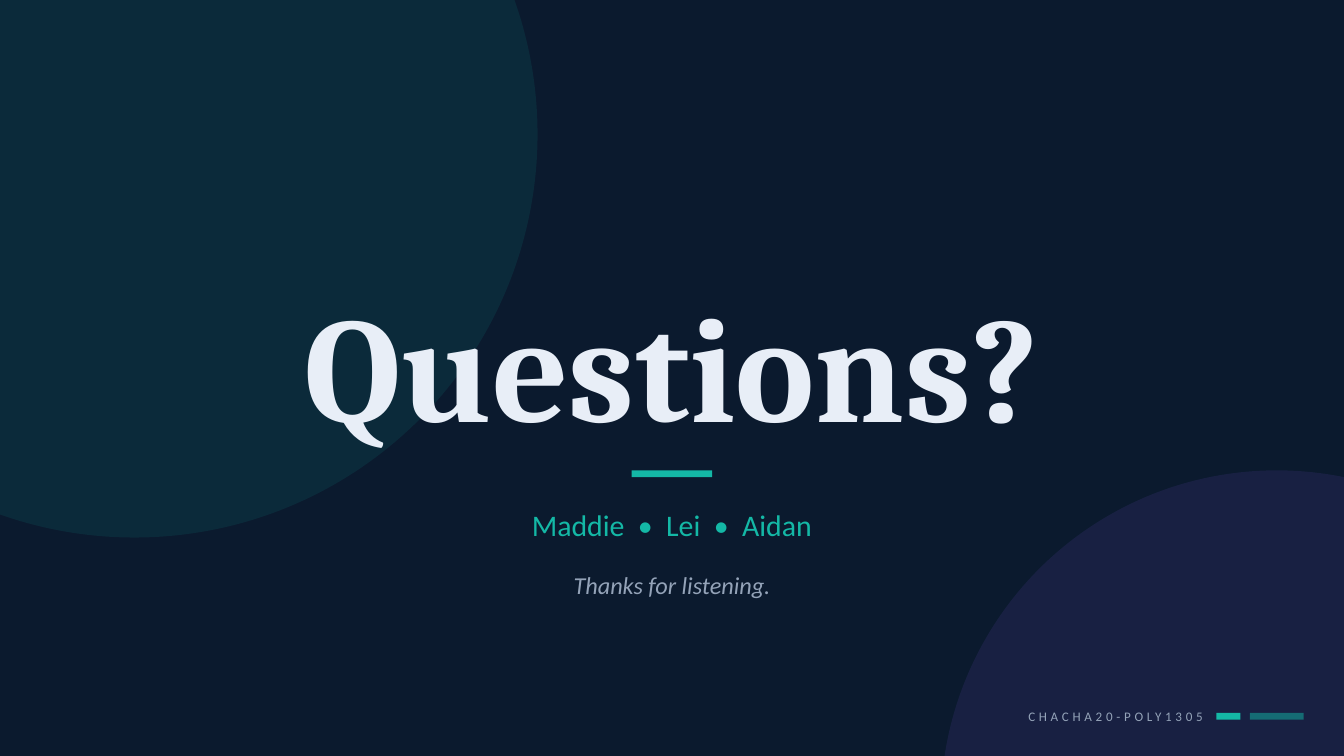
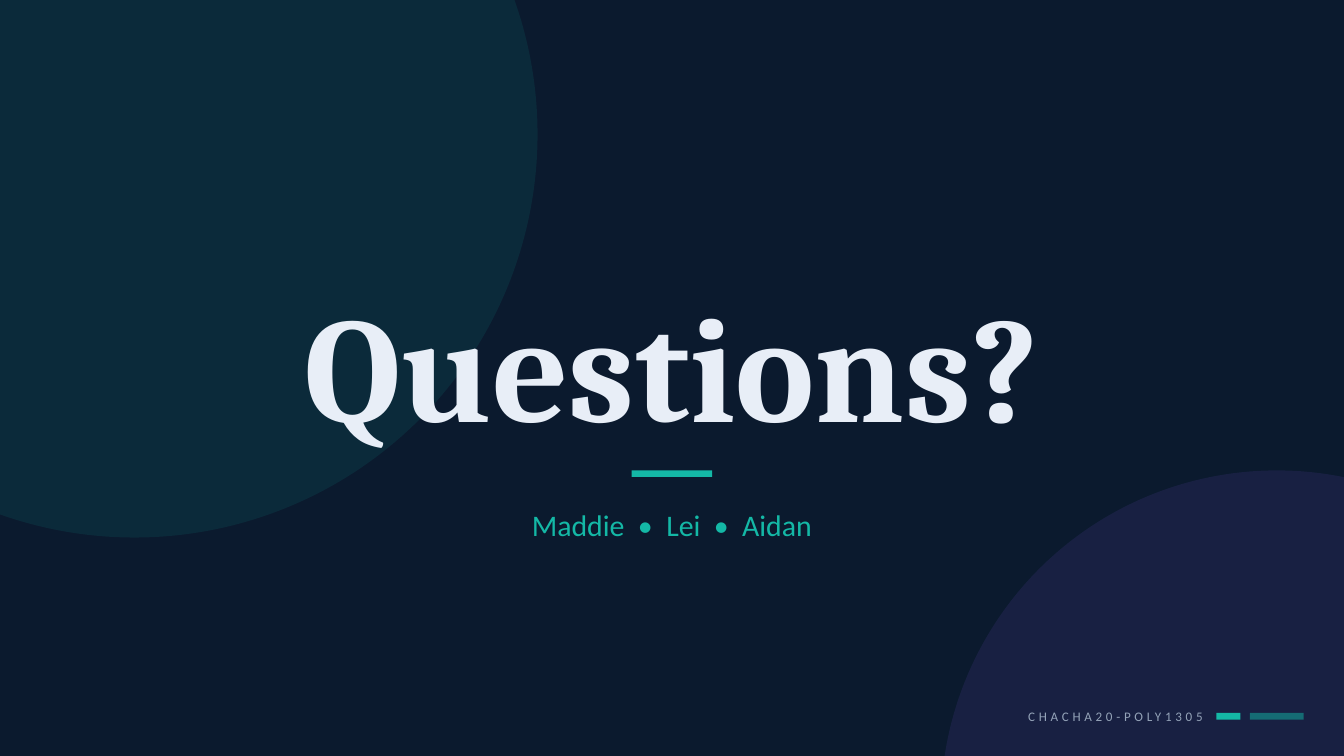
Before and after one commit to AidanLevy05/MATH447-ChatRoom, a slide deck: slide 32 of PowerPoint/MATH_447_Final_Polished.pptx (slide 31 before the commit). Drawn at 1344x756 pixels with LibreOffice and Linux fonts; fonts in the diff are those of the drawing. Boxes give left, top, right and bottom in pixels: in the first picture for what was removed or moved away, otherwise in the second. Text is boxed around its words. In the diff, an @@ line names an element or a change of style, - is before the commit and + after.

```diff
--- a/PowerPoint/MATH_447_Final_Polished.pptx
+++ b/PowerPoint/MATH_447_Final_Polished.pptx
@@ text removed at (574, 577, 771, 598) @@
-Thanks for listening.
```
Also in this commit, not shown: 30 other slides changed.
